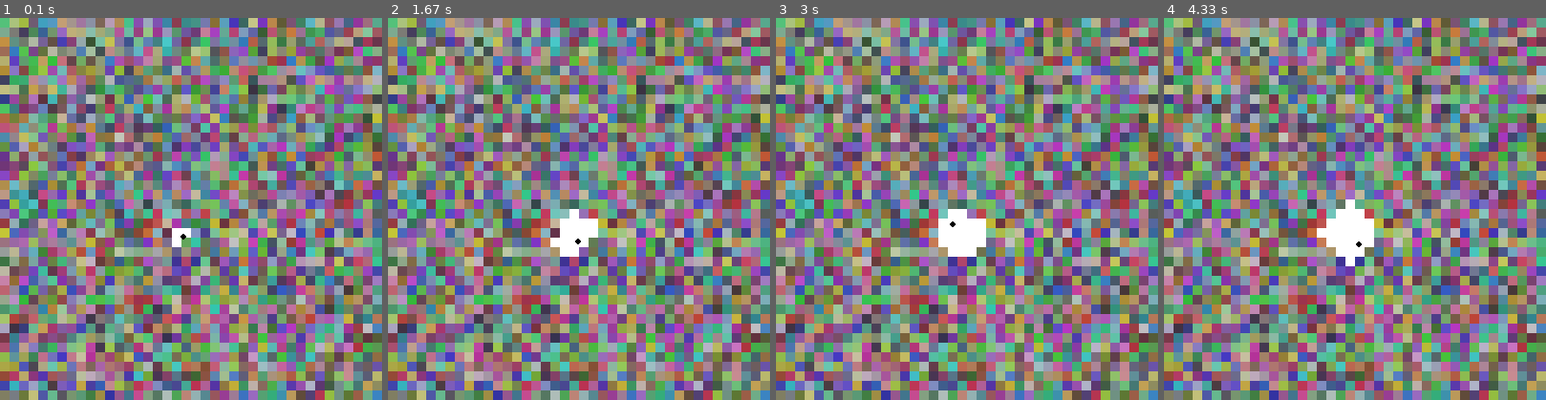
Above: before the commit, frames 1-4 (left to right).
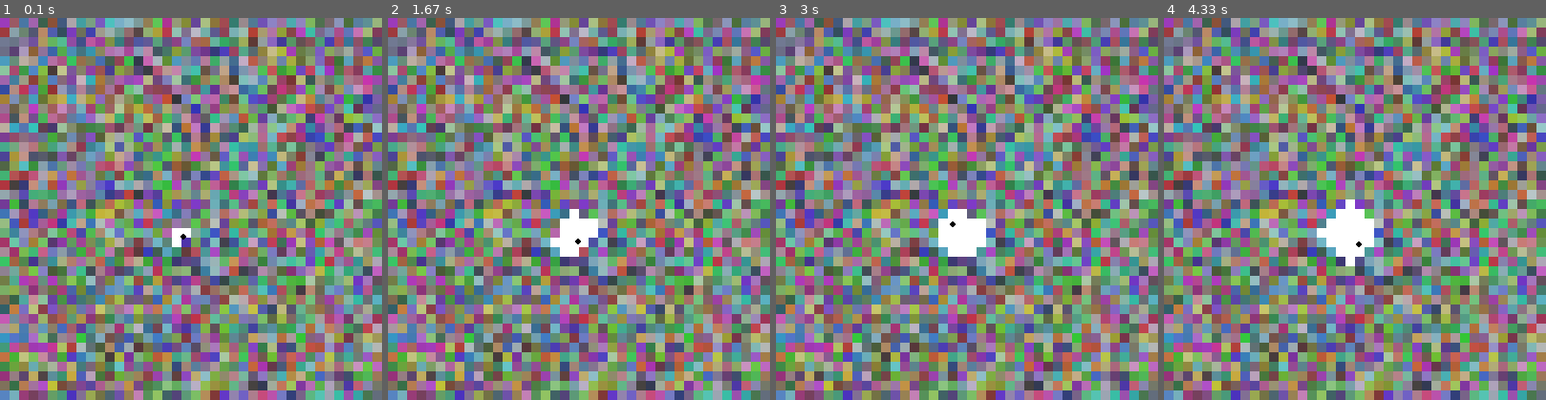
Above: after the commit, the same moments.

Repository: Jaleksi/Pygame
Game: pygame game, started from samples/kimpoilupallo.py
The game is run twice, just before and just after one commit, with the same random seed, the same clock (stepped at 60 frames per second) and the same inputs.
Inputs:
- Up to frame 1 (0.1 s): no input
- Up to frame 2 (1.67 s): no input
- Up to frame 3 (3 s): no input
- Up to frame 4 (4.33 s): no input

The runs differ from the first frame. In frame 1, 97% of the frame differs, in the area x 0-100%, y 0-100%; in frame 2, 97%; in frame 3, 96%; in frame 4, 96%.

Commit message:
kimpoilupallo.py

Diff:
--- a/samples/kimpoilupallo.py
+++ b/samples/kimpoilupallo.py
@@ -1,5 +1,5 @@
 import pygame
-import random
+from random import randint
 
 pygame.init()
 leveys = 400
@@ -7,6 +7,7 @@
 display = pygame.display.set_mode((leveys, korkeus))
 pygame.display.set_caption("[Juttu]")
 clock = pygame.time.Clock()
+
 
 class Ruutu:
     def __init__(self, x, y, vari):
@@ -17,7 +18,8 @@
     def piirto(self):
         pygame.draw.rect(display, self.vari, [self.x, self.y, 10, 10])
 
-class Pallo(Ruutu):
+
+class Pallo:
     def __init__(self, x, y, xsuunta, ysuunta):
         self.x = x
         self.y = y
@@ -35,44 +37,51 @@
             self.y -= 1
 
     def pallopiirto(self):
-        pygame.draw.circle(display, (0,0,0), [self.x, self.y], 3, 0)
+        pygame.draw.circle(display, (0, 0, 0), [self.x, self.y], 3, 0)
+
+
+def logic(ruudut, pallo):
+    for ruutu in ruudut:
+        ruutu.piirto()
+    pallo.meno()
+    pallo.pallopiirto()
+
+    for ruutu in ruudut:
+        if(pallo.x+3 >= ruutu.x and pallo.y+3 >= ruutu.y):
+            if(pallo.x-3 <= ruutu.x+10 and pallo.y-3 <= ruutu.y+10):
+                if(pallo.x+3 == ruutu.x or pallo.x-3 == ruutu.x+10):
+                    if(pallo.xsuunta == 1):
+                        pallo.xsuunta = 0
+                    else:
+                        pallo.xsuunta = 1
+                elif(pallo.y+3 == ruutu.y or pallo.y-3 == ruutu.y+10):
+                    if(pallo.ysuunta == 1):
+                        pallo.ysuunta = 0
+                    else:
+                        pallo.ysuunta = 1
+                ruudut.remove(ruutu)
+                break
+
+
+def inputt():
+    for event in pygame.event.get():
+        if(event.type == pygame.QUIT):
+            pygame.quit()
+            exit()
+
 
 def main():
     ruudut = []
     for i in range(40):
         for j in range(40):
-            variz = [random.randint(50, 200), random.randint(50, 200), random.randint(50, 200)]
+            variz = [randint(50, 200), randint(50, 200), randint(50, 200)]
             ruudut.append(Ruutu((korkeus//40*i), (leveys//40*j), variz))
 
     pallo = Pallo(188, 233, 1, 0)
-
-
     while(True):
-        for event in pygame.event.get():
-            if(event.type == pygame.QUIT):
-                pygame.quit()
-                exit()
+        inputt()
         display.fill(pygame.Color("white"))
-        for ruutu in ruudut:
-            ruutu.piirto()
-        pallo.meno()
-        pallo.pallopiirto()
-
-        for ruutu in ruudut:
-            if(pallo.x+3 >= ruutu.x and pallo.y+3 >= ruutu.y):
-                if(pallo.x-3 <= ruutu.x+10 and pallo.y-3 <= ruutu.y+10):
-                    if(pallo.x+3 == ruutu.x or pallo.x-3 == ruutu.x+10):
-                        if(pallo.xsuunta == 1):
-                            pallo.xsuunta = 0
-                        else:
-                            pallo.xsuunta = 1
-                    elif(pallo.y+3 == ruutu.y or pallo.y-3 == ruutu.y+10):
-                        if(pallo.ysuunta == 1):
-                            pallo.ysuunta = 0
-                        else:
-                            pallo.ysuunta = 1
-                    ruudut.remove(ruutu)
-                    break
+        logic(ruudut, pallo)
         clock.tick(50)
         pygame.display.update()
 
